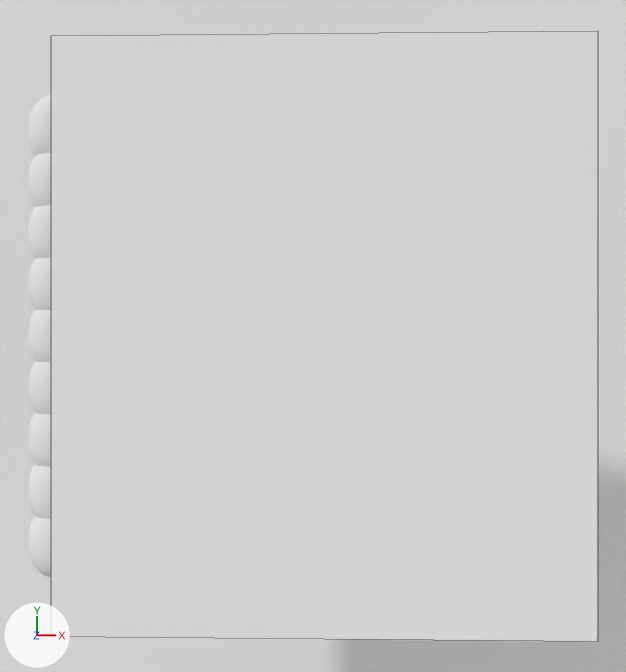
One commit to the Blender file Culling/Occlusion/Occlusion.blend: the scene before it, then after it.
The view is the same before and after, from a 50 mm lens placed at (0.5, 0.0, 34.3), pointed at (-0.4, 0.0, 0.6). The lights are fixed; the arrows at lower left show +X, +Y and +Z. Mesh edges are drawn as thin lines on the coarser meshes.
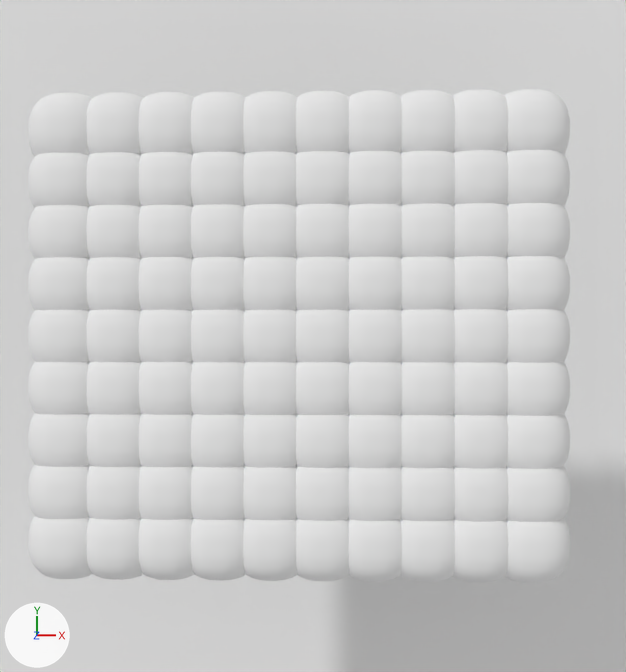
Patch to the scene script:
```diff
--- a/Culling/Occlusion/Occlusion.blend.py
+++ b/Culling/Occlusion/Occlusion.blend.py
@@ ob_plane @@
 ob_plane.location = (0.0, 0.0, 1.52)
+ob_plane.hide_render = True
```

Where the change shows, as pixel boxes (x1, y1, x2, y2) in the pictures (626 x 672 px):
'Plane', hidden
    before: (51, 30, 598, 642)
'Cube.084', unchanged, uncovered by the edit
    after: (505, 518, 570, 583)
'Cube.044', unchanged, uncovered by the edit
    after: (505, 89, 570, 154)
'Cube.089', unchanged, uncovered by the edit
    before: (28, 515, 51, 577)
    after: (28, 515, 92, 579)
'Cube.049', unchanged, uncovered by the edit
    before: (28, 95, 51, 157)
    after: (28, 93, 92, 157)
